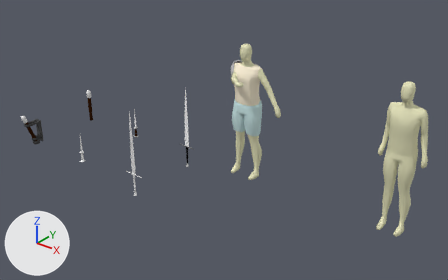
What one commit did to the Blender file Blend Files/Character.blend.
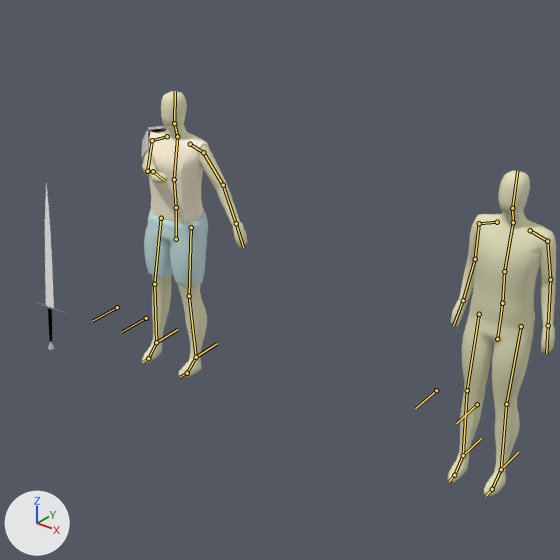
Each version is shown whole from a 50 mm lens placed at (4.16, -5.64, 3.86), pointed at (-0.06, -0.36, 0.59), then close up on the part from 36% to 96% of the width and 0% to 95% of the height. The lights are fixed; the arrows at lower left show +X, +Y and +Z. Both versions are drawn at frame 13 of the action 'RightArmCut'; the numbers are the values there. The bones that bend it are drawn over the model as lines in the close-ups.
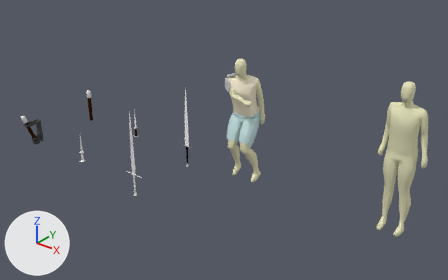
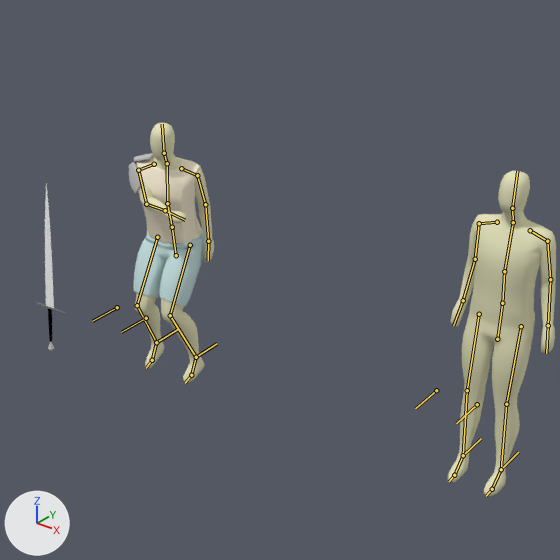
The change in detail:
Bone 'Hips' (bone_hips) moves from (0.0, 0.0, 0.0) to (0.0, -0.237, 0.007).
Bone 'Hips' (bone_hips) turns from (0, 0, 0) to (12, 6, 0) degrees about its own x, y and z.
Bone 'Belly' (bone_belly) turns from (0, 0, 0) to (0, 5, -2) degrees about its own x, y and z.
Bone 'Chest' (bone_chest) turns from (0, 0, 0) to (0, 6, -1) degrees about its own x, y and z.
Bone 'UpArm.L' (bone_uparm_l) turns from (0, 0, 0) to (-1, 4, -26) degrees about its own x, y and z.
Bone 'Shoulder.R' (bone_shoulder_r) turns from (17, 22, 9) to (21, 20, 9) degrees about its own x, y and z.

Changed parts and their boxes (x1, y1, x2, y2) in the close-ups (560 x 560 px):
'Cube', posed (25% narrower, 9% shorter): before (141, 91, 247, 378); after (135, 123, 214, 383)
'Cube.009', posed (10% wider): before (149, 130, 209, 222); after (136, 156, 202, 244)
'Cube.010', posed (11% wider): before (144, 209, 208, 287); after (134, 230, 205, 306)
'Cube.013', posed: before (142, 126, 167, 161); after (129, 153, 153, 193)
bone 'Hips', root to tip: before (176, 239) to (176, 207); after (176, 255) to (172, 227)
bone 'Belly', root to tip: before (176, 207) to (174, 179); after (172, 227) to (167, 203)
bone 'Chest', root to tip: before (174, 179) to (177, 136); after (167, 203) to (167, 163)
bone 'UpArm.L', root to tip: before (203, 152) to (223, 185); after (197, 175) to (205, 204)
bone 'Shoulder.R', root to tip: before (167, 136) to (152, 140); after (154, 164) to (138, 170)
